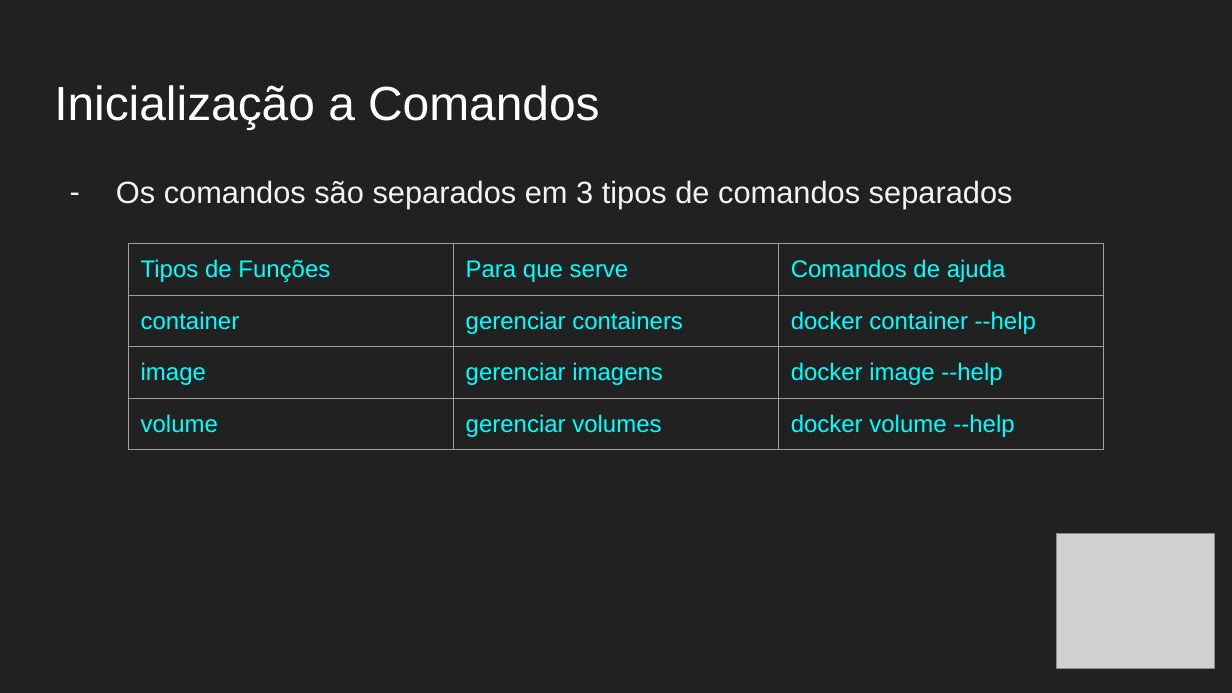
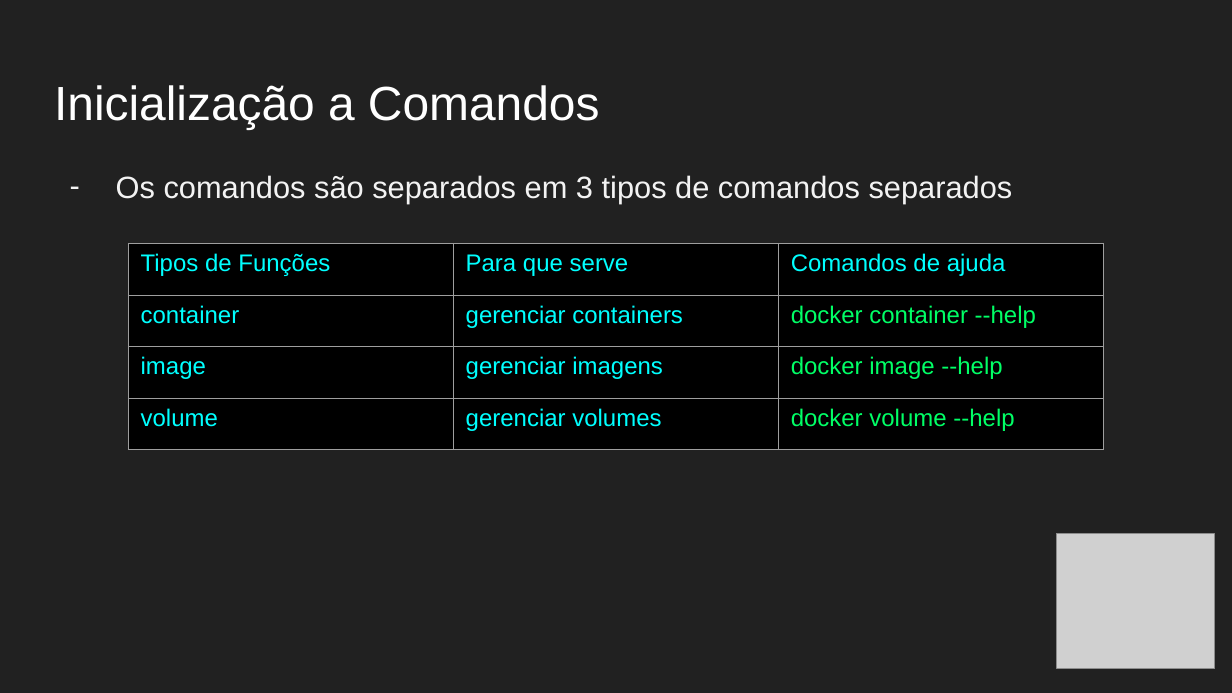
Before and after one commit to F4NT0/D0CK3R, a slide deck: slide 11 of Aula_Docker.pptx (slide 10 before the commit). Drawn at 1232x693 pixels with LibreOffice and Linux fonts; fonts in the diff are those of the drawing; grey boxes stand for pictures. Boxes give left, top, right and bottom in pixels: in the first picture for what was removed or moved away, otherwise in the second. Text is boxed around its words. In the diff, an @@ line names an element or a change of style, - is before the commit and + after.

```diff
--- a/Aula_Docker.pptx
+++ b/Aula_Docker.pptx
@@ text "Os comandos são separados em ..." at bbox=[116, 175, 1013, 204]: indent changed; line spacing 1.15 to 1 @@
@@ table at bbox=[128, 244, 1104, 450] @@
@@ fill none to #000000 in 12 cells @@
@@ text colour #00FFFF to #00FF66 in "docker container --help", "docker image --help", "docker volume --help" @@
@@ borders changed @@
```
Also in this commit, not shown: 27 other slides changed, 1 slide added.
